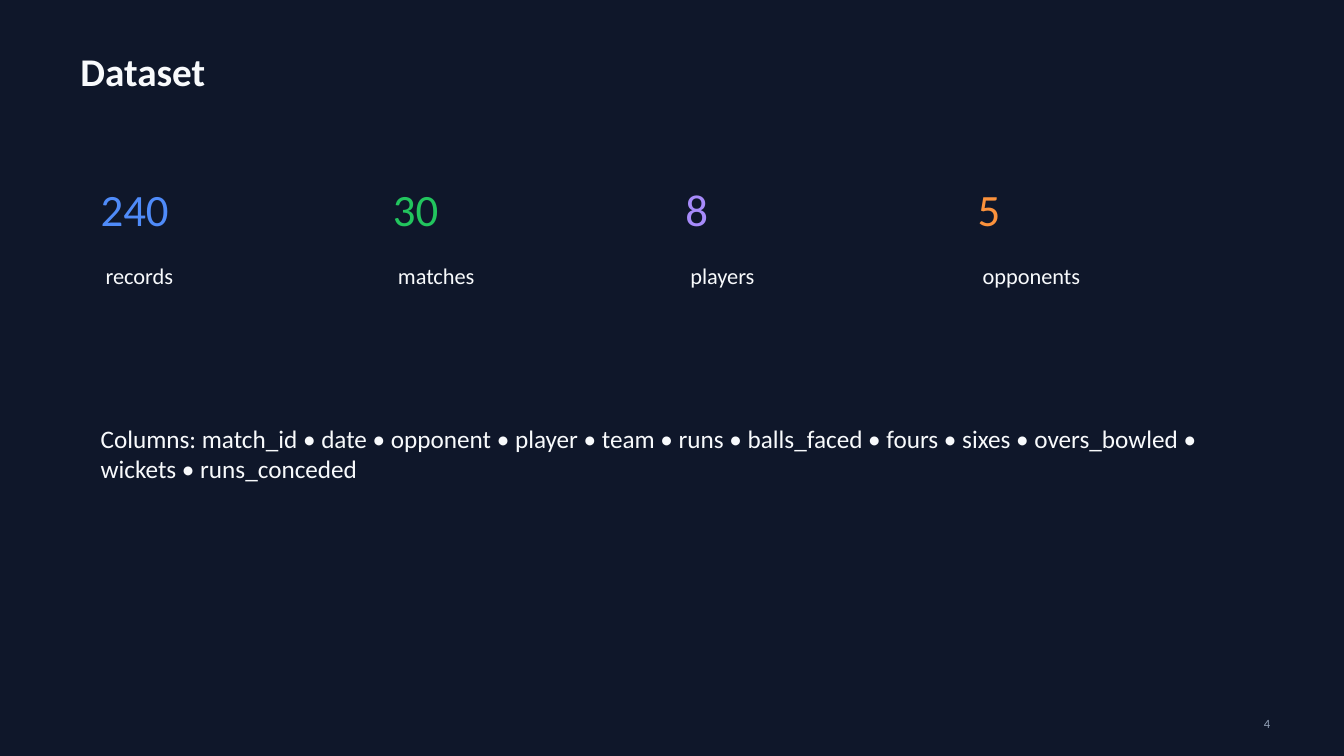
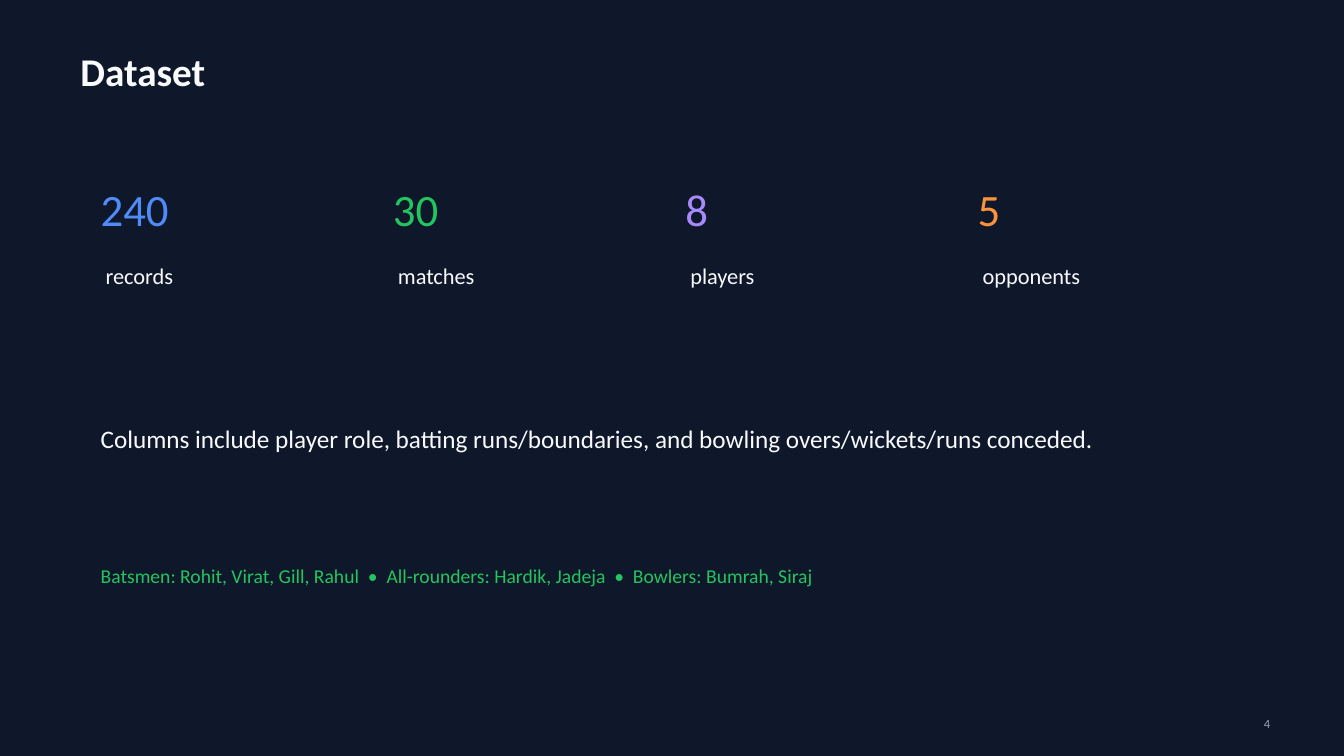
Before and after one commit to yashnikam17/sports-performance-dashboard, a slide deck: slide 4 of deliverables/Sports_Performance_Analytics_Dashboard_Presentation.pptx. Drawn at 1344x756 pixels with LibreOffice and Linux fonts; fonts in the diff are those of the drawing. Boxes give left, top, right and bottom in pixels: in the first picture for what was removed or moved away, otherwise in the second. Text is boxed around its words. In the diff, an @@ line names an element or a change of style, - is before the commit and + after.

```diff
--- a/deliverables/Sports_Performance_Analytics_Dashboard_Presentation.pptx
+++ b/deliverables/Sports_Performance_Analytics_Dashboard_Presentation.pptx
@@ text at [101, 430, 1092, 453]: text changed @@
-Columns: match_id • date • opponent • player • team • runs • balls_faced • fours • sixes • overs_bowled • wickets • runs_conceded
+Columns include player role, batting runs/boundaries, and bowling overs/wickets/runs conceded.
@@ text added at [101, 569, 812, 587], 14 pt, text #22C55E @@
+Batsmen: Rohit, Virat, Gill, Rahul • All-rounders: Hardik, Jadeja • Bowlers: Bumrah, Siraj
```
Also in this commit, not shown: 3 other slides changed, 10 other files.
